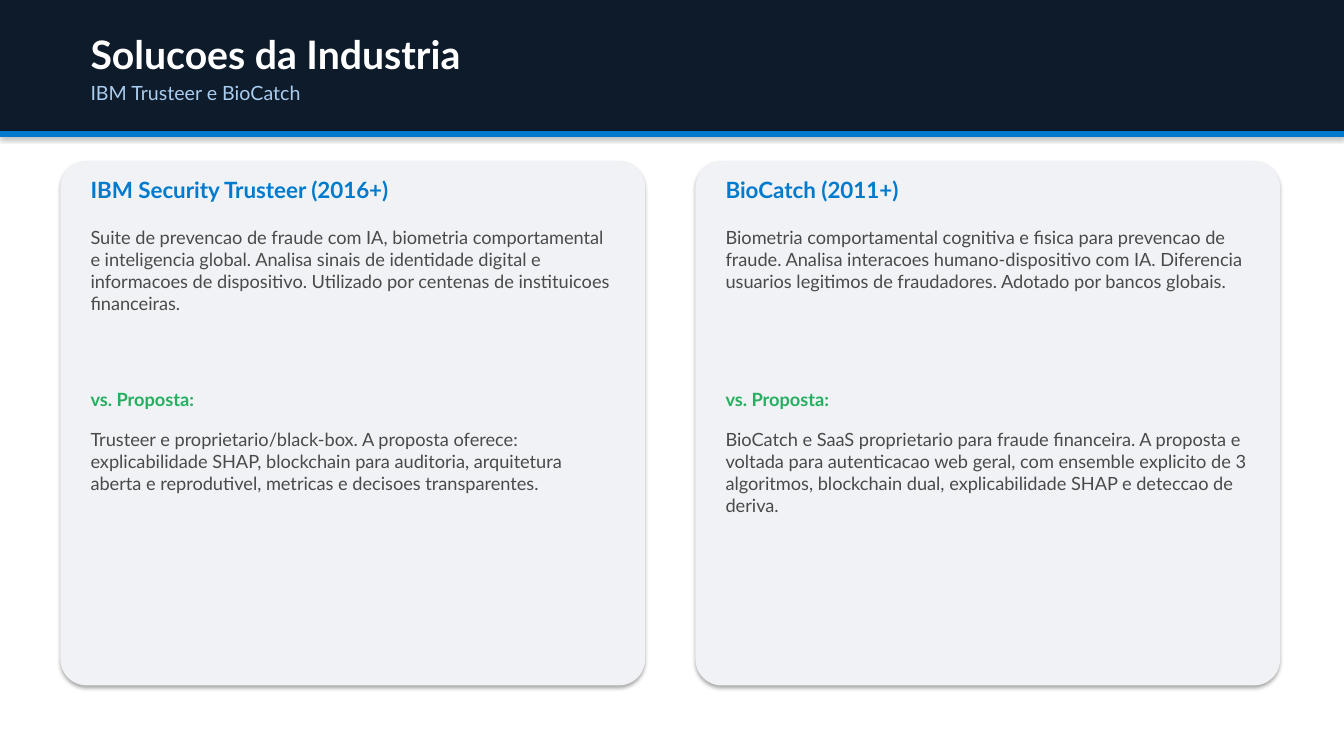
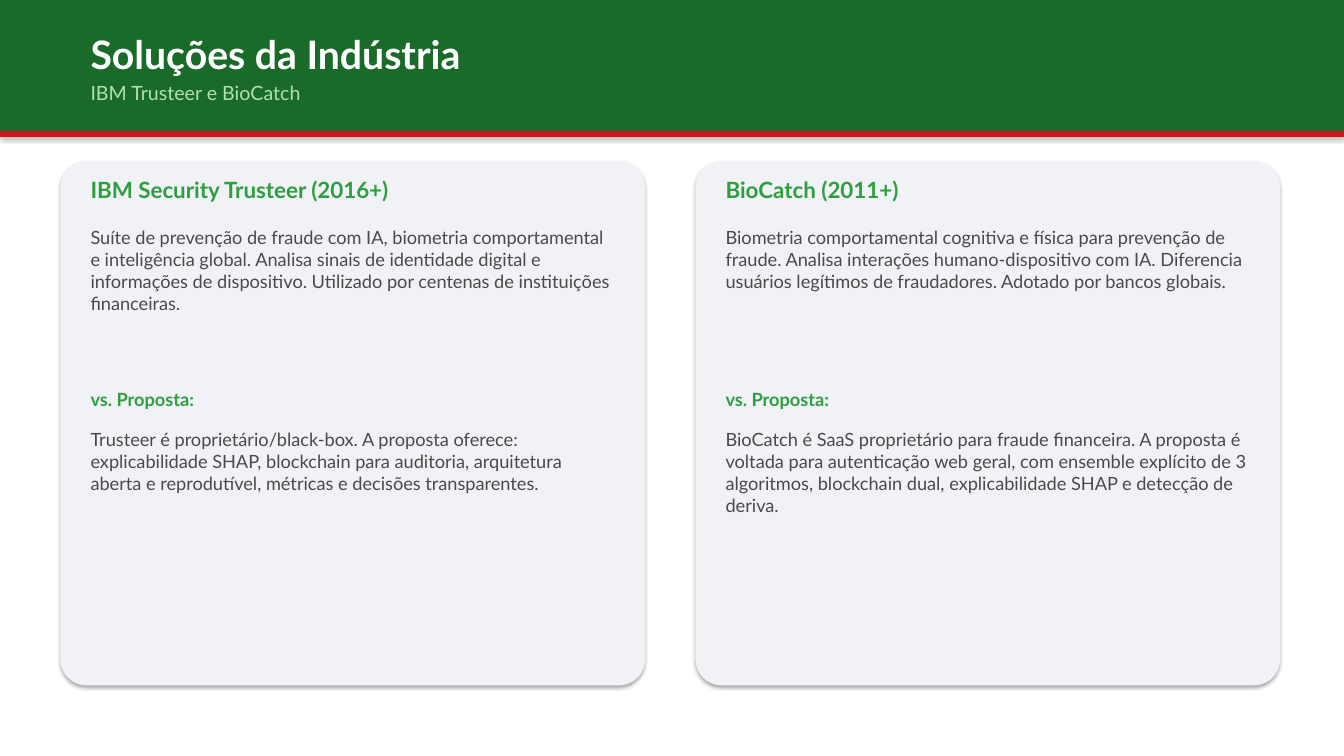
Before and after one commit to jgbcientista/gestao-autonomo, a slide deck: slide 13 of docs/trabalhos-relacionados.pptx. Drawn at 1344x756 pixels with LibreOffice and Linux fonts; fonts in the diff are those of the drawing. Boxes give left, top, right and bottom in pixels: in the first picture for what was removed or moved away, otherwise in the second. Text is boxed around its words. In the diff, an @@ line names an element or a change of style, - is before the commit and + after.

```diff
--- a/docs/trabalhos-relacionados.pptx
+++ b/docs/trabalhos-relacionados.pptx
@@ rectangle at bbox=[0, 0, 1344, 131]: fill #0D1B2A to #1A6B2A @@
@@ text at bbox=[91, 40, 461, 76]: text changed @@
-Solucoes da Industria
+Soluções da Indústria
@@ text "IBM Trusteer e BioCatch" at bbox=[91, 85, 300, 100]: text colour #AACCEE to #B0E0B0 @@
@@ rectangle at bbox=[0, 131, 1344, 137]: fill #007ACC to #CD191E @@
@@ text "IBM Security Trusteer (2016+)" at bbox=[91, 180, 388, 202]: text colour #007ACC to #2F9E41 @@
@@ text "BioCatch (2011+)" at bbox=[726, 180, 898, 202]: text colour #007ACC to #2F9E41 @@
@@ text at bbox=[91, 230, 610, 310]: text changed @@
-Suite de prevencao de fraude com IA, biometria comportamental e inteligencia global. Analisa sinais de identidade digital e informacoes de dispositivo. Utilizado por centenas de instituicoes financeiras.
+Suíte de prevenção de fraude com IA, biometria comportamental e inteligência global. Analisa sinais de identidade digital e informações de dispositivo. Utilizado por centenas de instituições financeiras.
@@ text at bbox=[726, 230, 1242, 292]: text changed @@
-Biometria comportamental cognitiva e fisica para prevencao de fraude. Analisa interacoes humano-dispositivo com IA. Diferencia usuarios legitimos de fraudadores. Adotado por bancos globais.
+Biometria comportamental cognitiva e física para prevenção de fraude. Analisa interações humano-dispositivo com IA. Diferencia usuários legítimos de fraudadores. Adotado por bancos globais.
@@ text "vs. Proposta:" at bbox=[91, 393, 194, 409]: text colour #27AE60 to #2F9E41 @@
@@ text "vs. Proposta:" at bbox=[726, 393, 829, 409]: text colour #27AE60 to #2F9E41 @@
@@ text at bbox=[91, 432, 562, 493]: text changed @@
-Trusteer e proprietario/black-box. A proposta oferece: explicabilidade SHAP, blockchain para auditoria, arquitetura aberta e reprodutivel, metricas e decisoes transparentes.
+Trusteer é proprietário/black-box. A proposta oferece: explicabilidade SHAP, blockchain para auditoria, arquitetura aberta e reprodutível, métricas e decisões transparentes.
@@ text at bbox=[726, 432, 1247, 512]: text changed @@
-BioCatch e SaaS proprietario para fraude financeira. A proposta e voltada para autenticacao web geral, com ensemble explicito de 3 algoritmos, blockchain dual, explicabilidade SHAP e deteccao de deriva.
+BioCatch é SaaS proprietário para fraude financeira. A proposta é voltada para autenticação web geral, com ensemble explícito de 3 algoritmos, blockchain dual, explicabilidade SHAP e detecção de deriva.
```
Also in this commit, not shown: 16 other slides changed, 2 other files.
